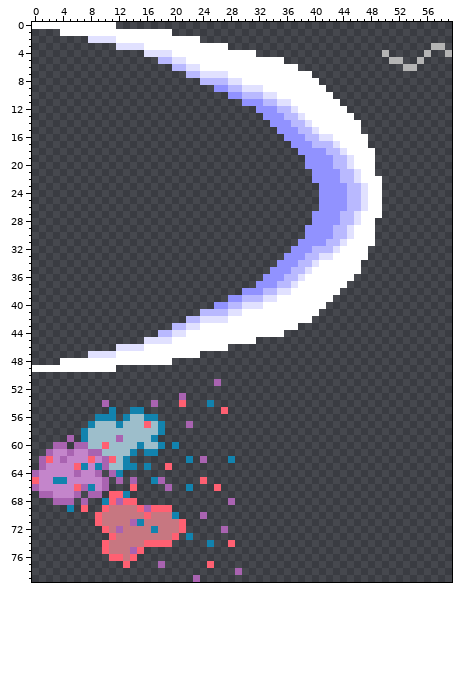
Two versions of one sprite sheet, Images/Effects.png. The picture above was drawn from the file before the commit.
The file is 60x80 pixels.
The result:
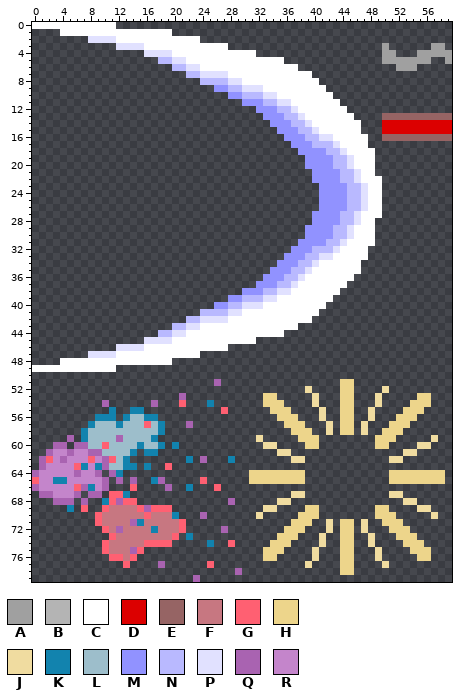
Palette (. is transparent): A #a0a0a0  B #b4b4b4  C #ffffff  D #dc0000  E #966464  F #c77781  G #ff6072  H #edd58b  J #f0dca0  K #1283ae  L #9dbecb  M #9192ff  N #b9b9ff  P #e1e1ff  Q #a963b1  R #c485cb
The exact change:
@@ x 48..59 @@
  2 ............
- 3 .........BB.
- 4 ..B.....B..B
- 5 ...BB..B....
- 6 .....BB.....
+ 3 ..A......AA.
+ 4 ..AA...AAAAA
+ 5 ..AAAAAAA..A
+ 6 ....AAA.....
  7 ............
@@ x 48..59 @@
 12 ............
-13 ............
-14 ............
-15 ............
-16 ............
+13 ..EEEEEEEEEE
+14 ..DDDDDDDDDD
+15 ..DDDDDDDDDD
+16 ..EEEEEEEEEE
 17 ............
@@ x 29..59 @@
 50 ...............................
-51 ...............................
-52 ...............................
-53 ...............................
-54 ...............................
-55 ...............................
-56 ...............................
-57 ...............................
-58 ...............................
-59 ...............................
-60 ...............................
-61 ...............................
-62 ...............................
+51 ...............HH..............
+52 ..........J....HH....J.........
+53 ....HH.....J...HH...J.....HH...
+54 ....HHH....J...HH...J....HHH...
+55 .....HHH....J..HH..J....HHH....
+56 ......HHH...J..HH..J...HHH.....
+57 .......HHH...J.HH.J...HHH......
+58 ........HHH..J.HH.J..HHH.......
+59 ...J.....HHH........HHH.....J..
+60 ....JJ....HH........HH....JJ...
+61 ......JJ................JJ.....
+62 ........JJ............JJ.......
 63 ...............................
-64 ...............................
-65 ...............................
+64 ..HHHHHHHH............HHHHHHHH.
+65 ..HHHHHHHH............HHHHHHHH.
 66 ...............................
-67 ...............................
-68 ...............................
-69 ...............................
-70 ...............................
-71 ...............................
-72 ...............................
-73 ...............................
-74 ...............................
-75 ...............................
-76 ...............................
-77 ...............................
-78 Q..............................
+67 ........JJ............JJ.......
+68 ......JJ................JJ.....
+69 ....JJ....HH........HH....JJ...
+70 ...J.....HHH........HHH.....J..
+71 ........HHH..J.HH.J..HHH.......
+72 .......HHH...J.HH.J...HHH......
+73 ......HHH...J..HH..J...HHH.....
+74 .....HHH....J..HH..J....HHH....
+75 ....HHH....J...HH...J....HHH...
+76 ....HH.....J...HH...J.....HH...
+77 ..........J....HH....J.........
+78 Q..............HH..............
 79 ...............................
